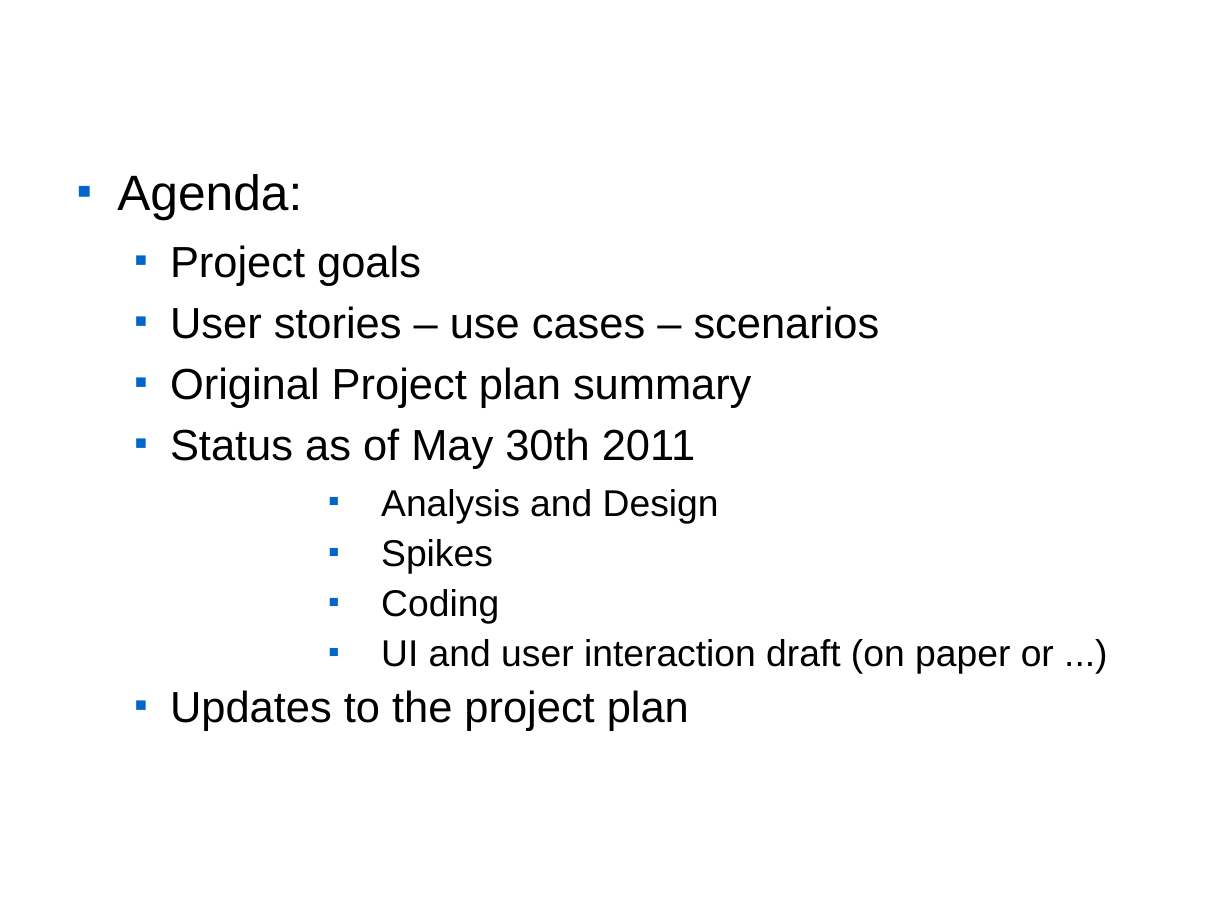
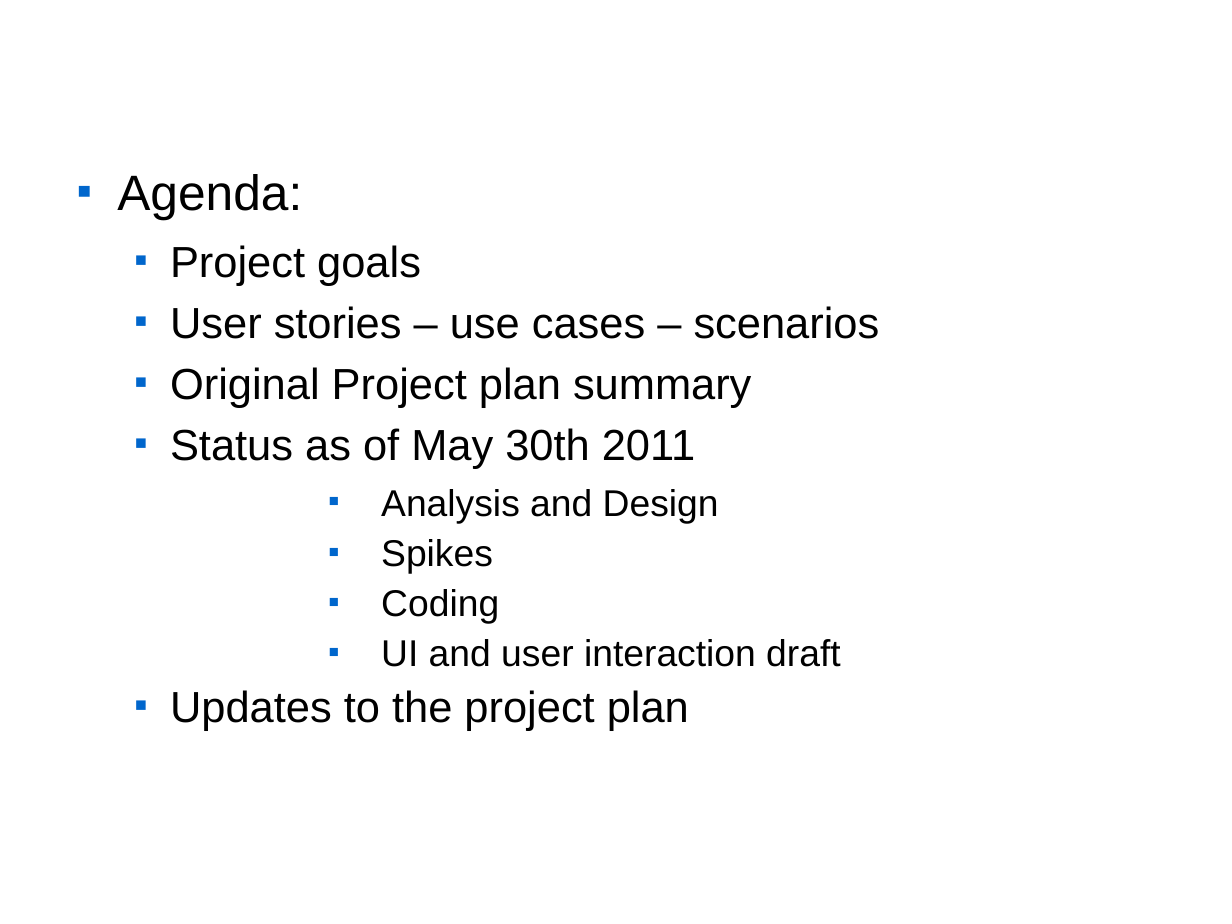
Before and after one commit to cdavide/dove-mangio-it, a slide deck: slide 2 of wiki/projectReviewTemplate.odp. Drawn at 1232x924 pixels with LibreOffice and Linux fonts; fonts in the diff are those of the drawing; background and template pictures are left out. Boxes give left, top, right and bottom in pixels: in the first picture for what was removed or moved away, otherwise in the second. Text is boxed around its words. In the diff, an @@ line names an element or a change of style, - is before the commit and + after.

```diff
--- a/wiki/projectReviewTemplate.odp
+++ b/wiki/projectReviewTemplate.odp
@@ text at (x1=381, y1=639, x2=840, y2=667): text changed @@
-    ■ UI and user interaction draft (on paper or ...)
+    ■ UI and user interaction draft
```
Also in this commit, not shown: 2 other slides changed.
